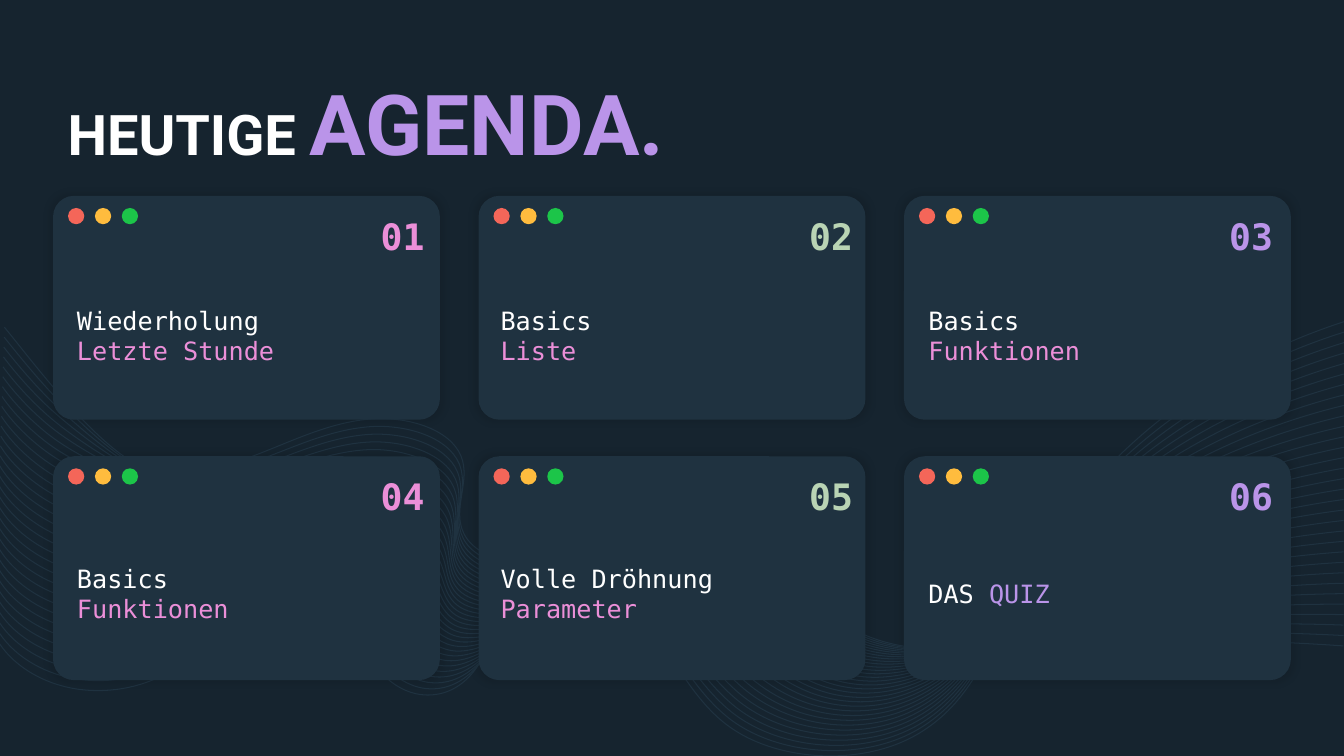
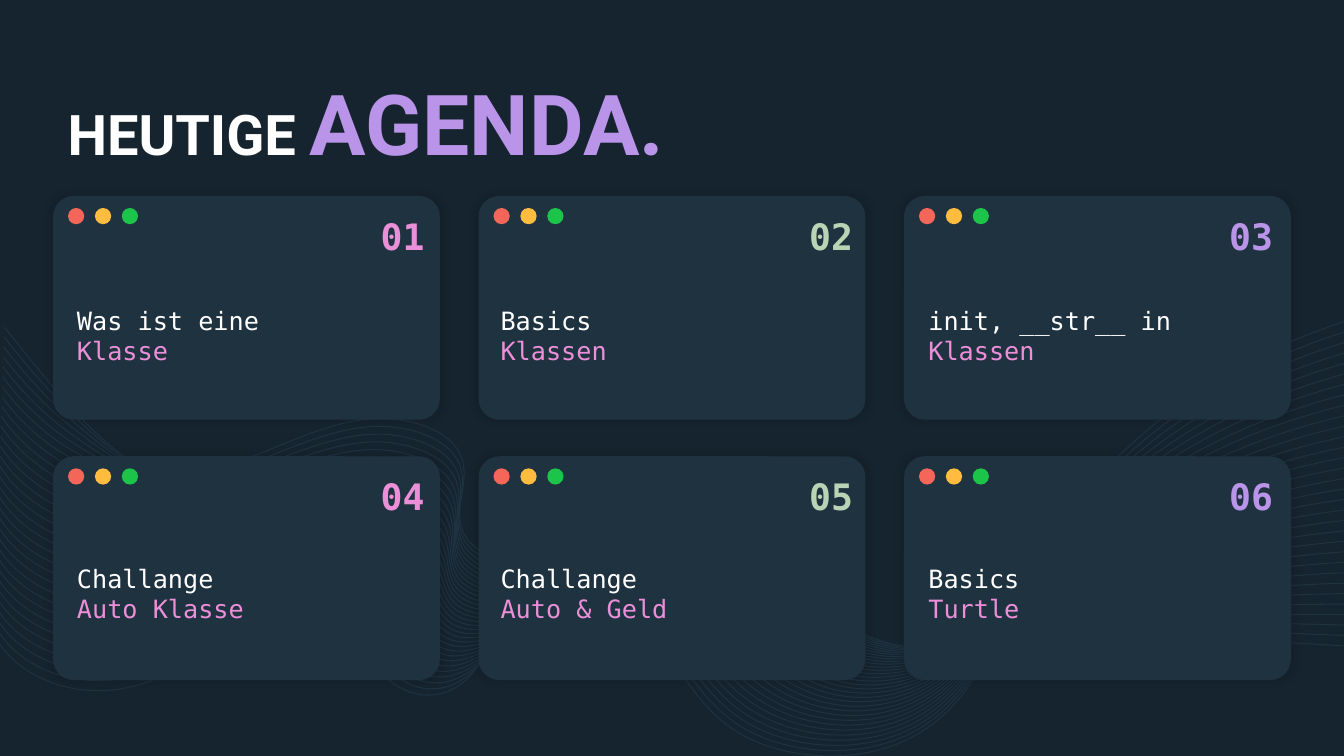
Before and after one commit to derech1e/python-beginner-course, a slide deck: slide 2 of 004/lesson_4.pptx. Drawn at 1344x756 pixels with LibreOffice and Linux fonts; fonts in the diff are those of the drawing. Boxes give left, top, right and bottom in pixels: in the first picture for what was removed or moved away, otherwise in the second. Text is boxed around its words. In the diff, an @@ line names an element or a change of style, - is before the commit and + after.

```diff
--- a/004/lesson_4.pptx
+++ b/004/lesson_4.pptx
@@ text at box(77, 311, 259, 361): text changed @@
-Wiederholung
-Letzte Stunde
+Was ist eine
+Klasse
@@ text at box(501, 311, 607, 361): text changed; text colour #FFFFFF to #EB8FD8 @@
-Basics
-Liste
+Basics
+Klassen
@@ text at box(928, 311, 1171, 361): text changed; text colour #EB8FD8 to #FFFFFF @@
-Basics
-Funktionen
+init, __str__ in
+Klassen
@@ text at box(77, 568, 244, 619): text changed @@
-Basics
-Funktionen
+Challange
+Auto Klasse
@@ text at box(501, 568, 668, 619): text changed @@
-Volle Dröhnung
-Parameter
+Challange
+Auto & Geld
@@ text at box(928, 569, 1019, 619): text changed; text colour #BA94E9 to #FFFFFF @@
-DAS QUIZ
+Basics
+Turtle
```
Also in this commit, not shown: 2 other slides changed.
